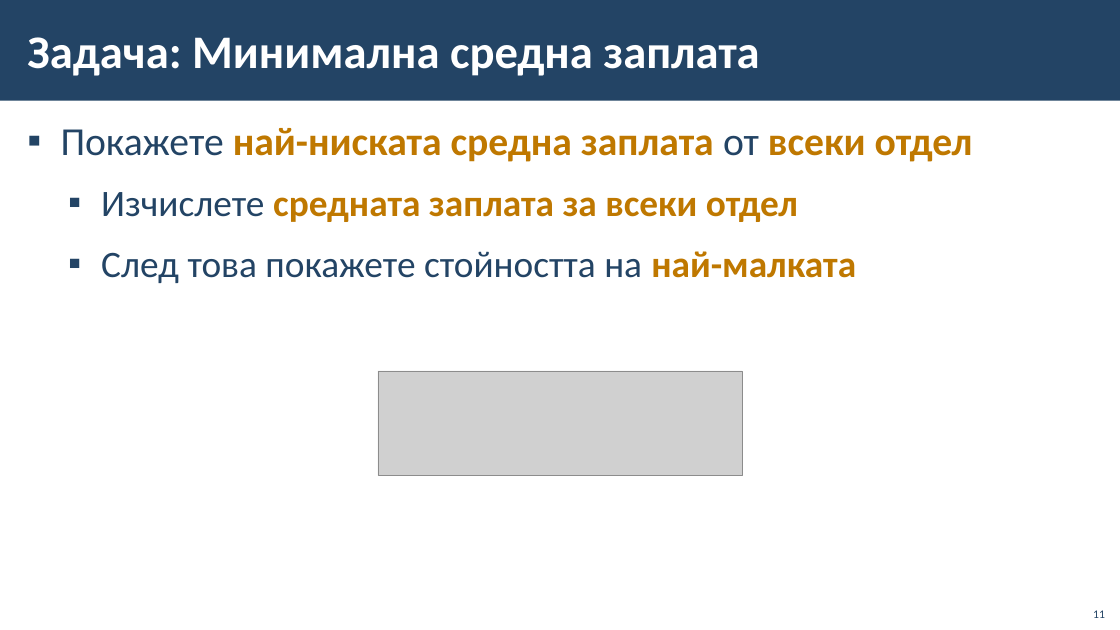
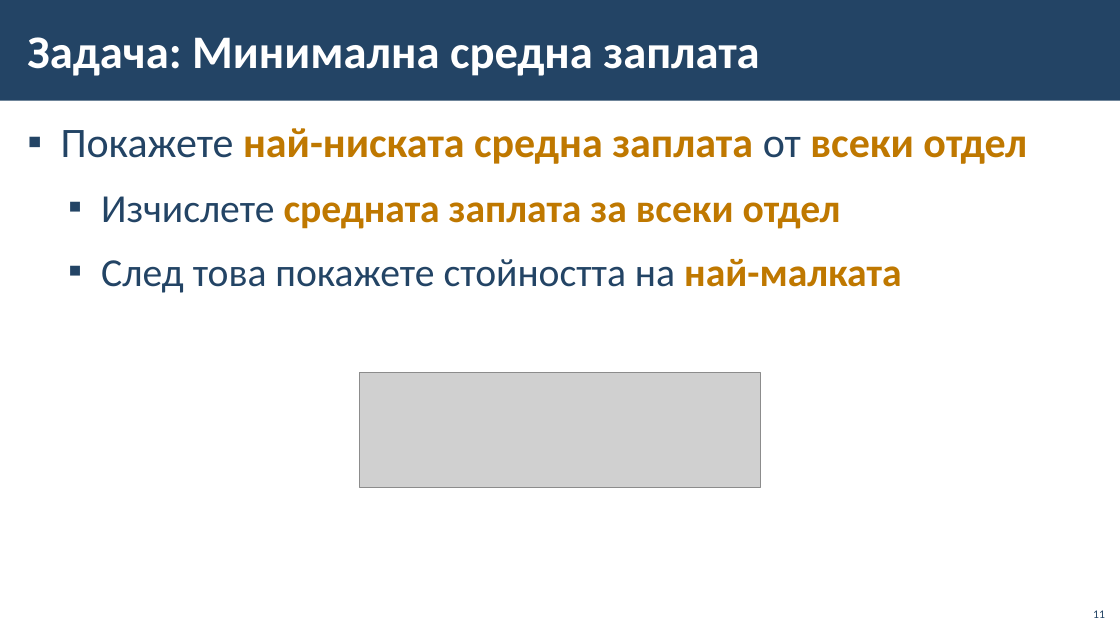
Before and after one commit to BG-IT-Edu/School-Programming, a slide deck: slide 11 of Courses/Software-Sciences/Module-3-Databases-New/10-Complex-Joins-and-Subqueries/10-Complex-Joins-and-Subqueries.pptx. Drawn at 1120x630 pixels with LibreOffice and Linux fonts; fonts in the diff are those of the drawing; grey boxes stand for pictures; background and template pictures are left out. Boxes give left, top, right and bottom in pixels: in the first picture for what was removed or moved away, otherwise in the second. Text is boxed around its words. In the diff, an @@ line names an element or a change of style, - is before the commit and + after.

```diff
--- a/Courses/Software-Sciences/Module-3-Databases-New/10-Complex-Joins-and-Subqueries/10-Complex-Joins-and-Subqueries.pptx
+++ b/Courses/Software-Sciences/Module-3-Databases-New/10-Complex-Joins-and-Subqueries/10-Complex-Joins-and-Subqueries.pptx
@@ text "Покажете най-ниската средна заплата от ..." at <box>61,128,1027,293</box>: size 34 to 36 pt in "Покажете най-ниската средна заплата от всеки отдел"; size 32 to 34 pt in "Изчислете средната заплата за всеки отдел", "След това покажете стойността на най-малката" @@
@@ picture: place and size @@
-picture at <box>378,371,742,476</box>
+picture at <box>360,373,760,488</box>
```
Also in this commit, not shown: 4 other slides changed, 1 other file.
